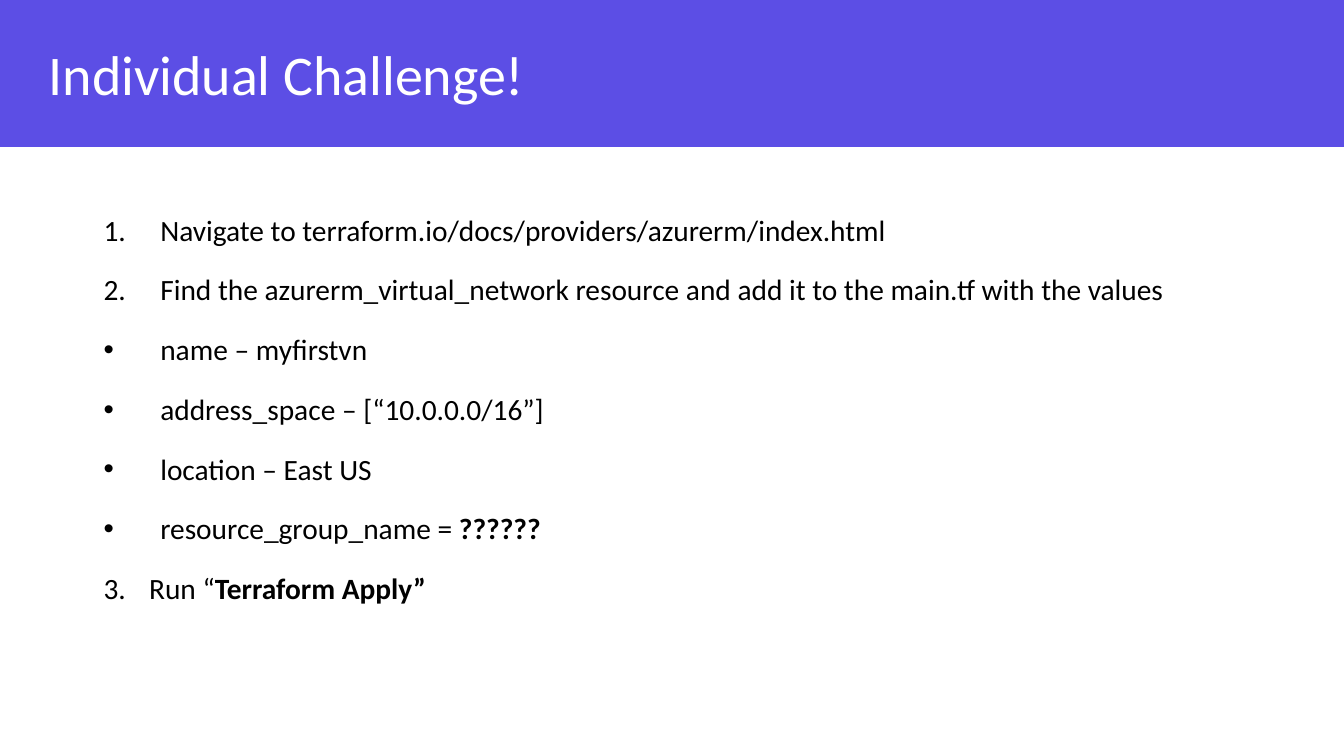
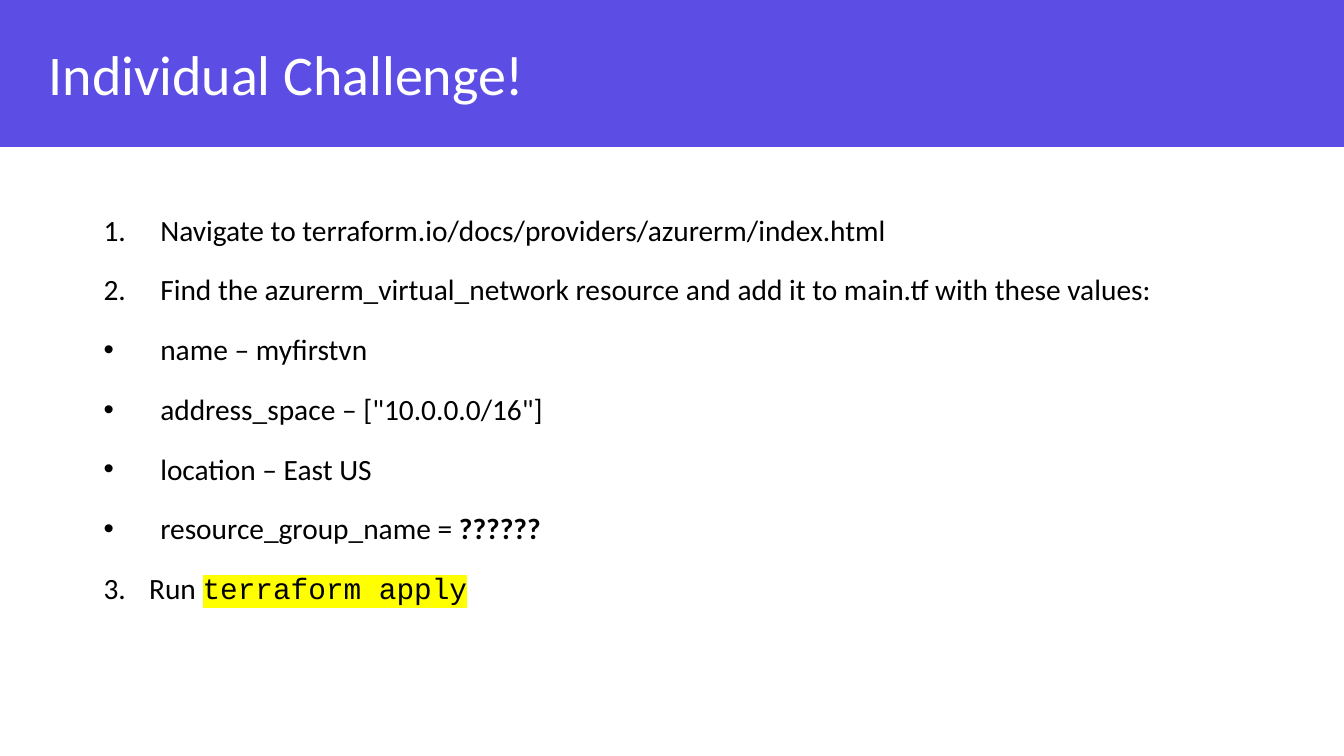
Before and after one commit to grove-mountain/azure-workshop-training, a slide deck: slide 45 of Slides/Azure and Terraform Workshop - Chapter 2.pptx (slide 47 before the commit). Drawn at 1344x756 pixels with LibreOffice and Linux fonts; fonts in the diff are those of the drawing; background and template pictures are left out. Boxes give left, top, right and bottom in pixels: in the first picture for what was removed or moved away, otherwise in the second. Text is boxed around its words. In the diff, an @@ line names an element or a change of style, - is before the commit and + after.

Commit message:
Major cleanup/test of entire slide deck.  Removed all references to AWS.  Updated all code examples with color, and Consolas font.  Added instructions on workstation setup.  The course can be taught using VSC with terraform plugins.

```diff
--- a/Slides/Azure and Terraform Workshop - Chapter 2.pptx
+++ b/Slides/Azure and Terraform Workshop - Chapter 2.pptx
@@ text at (160,279,1150,304): text changed @@
-2. Find the azurerm_virtual_network resource and add it to the main.tf with the values
+2. Find the azurerm_virtual_network resource and add it to main.tf with these values:
@@ text at (160,398,542,425): text changed @@
-• address_space – [“10.0.0.0/16”]
+• address_space – ["10.0.0.0/16"]
@@ text at (104,578,467,605): text changed; font Calibri to Courier New; bold off @@
-3. Run “Terraform Apply”
+3. Run terraform apply
```
Also in this commit, not shown: 33 other slides changed, 2 slides removed, 2 other files.
